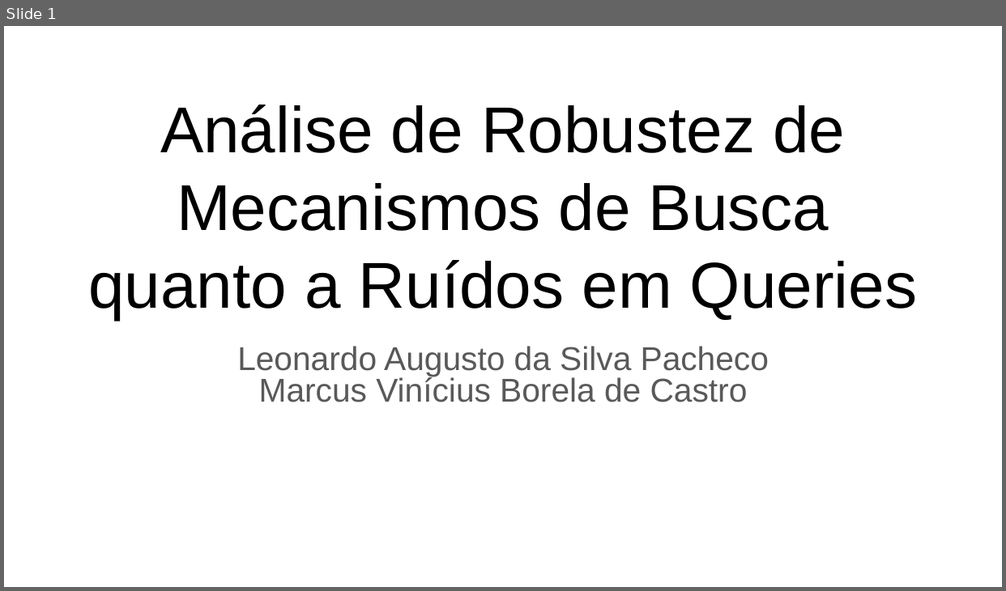
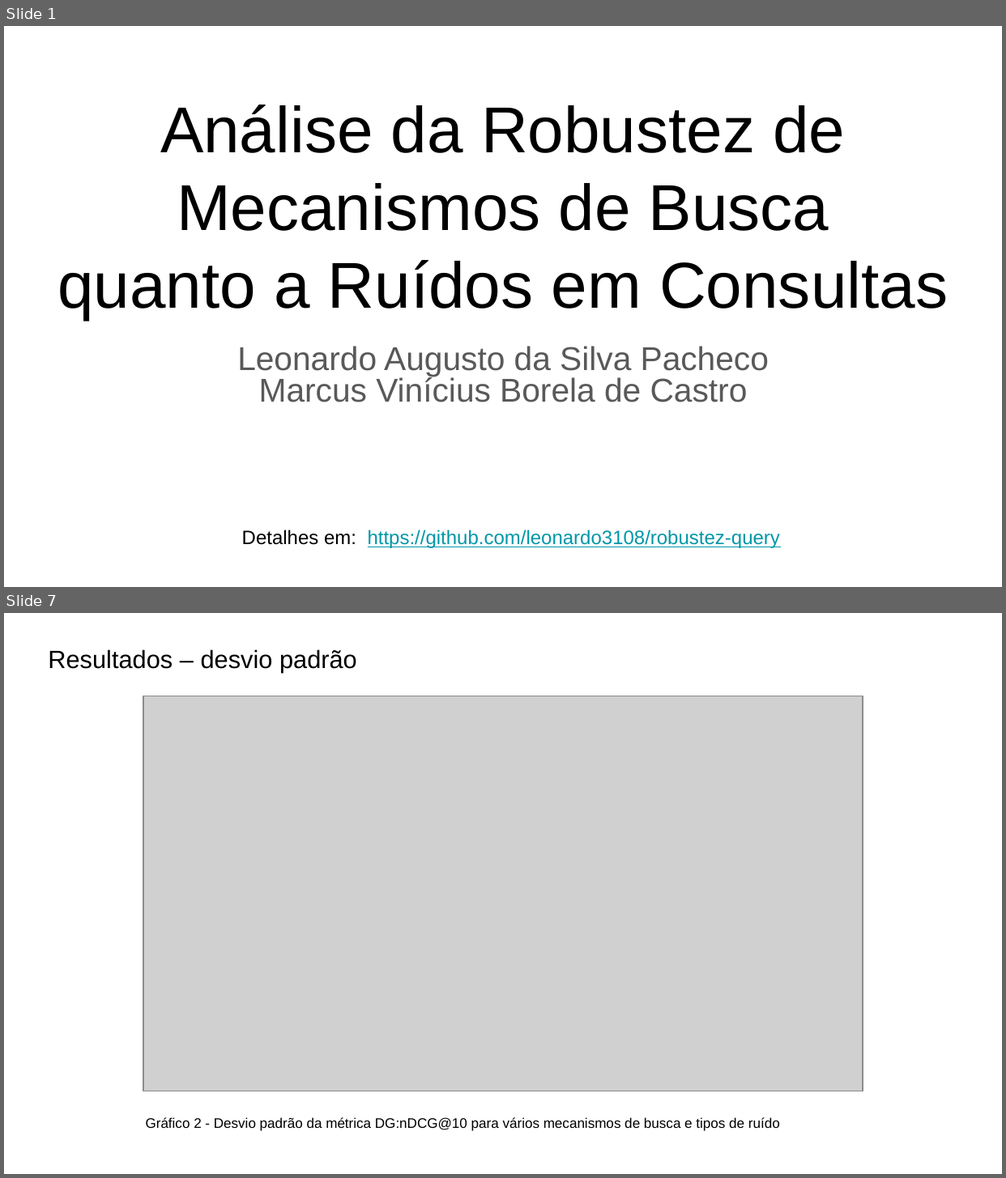
Before and after one commit to leonardo3108/robustez-query, a slide deck: docs/presentations/Apresentação final - 20211209.pptx. Shown one above the other, each under a label of ours: slide 1 before the commit, slides 1 and 7 after it; the slides between them are not shown. The pictures are 1006x591 and 1006x1178 pixels, drawn with LibreOffice and Linux fonts; fonts in the diff are those of the drawing; grey boxes stand for pictures. Boxes give left, top, right and bottom in pixels: in the first picture for what was removed or moved away, otherwise in the second. Text is boxed around its words. In the diff, an @@ line names an element or a change of style, - is before the commit and + after.

```diff
--- a/docs/presentations/Apresentação final - 20211209.pptx
+++ b/docs/presentations/Apresentação final - 20211209.pptx
@@ slide 7 added at bbox=[4, 613, 1002, 1174], background #FFFFFF @@
@@ title added at bbox=[48, 649, 357, 672], 18 pt, text #000000 @@
+Resultados – desvio padrão
@@ picture added at bbox=[143, 696, 863, 1091] @@
@@ text added at bbox=[146, 1118, 780, 1131], 10 pt, text #000000 @@
+Gráfico 2 - Desvio padrão da métrica DG:nDCG@10 para vários mecanismos de busca e tipos de ruído
@@ slide 1 changed as well @@
@@ title at bbox=[57, 105, 948, 320]: text changed @@
-Análise de Robustez de Mecanismos de Busca
-quanto a Ruídos em Queries
+Análise da Robustez de Mecanismos de Busca
+quanto a Ruídos em Consultas
@@ text added at bbox=[242, 530, 780, 548], 14 pt, text #0097A7, underline @@
+Detalhes em: https://github.com/leonardo3108/robustez-query
```
Also in this commit, not shown: 1 other slide changed, 10 other slides added, 30 slides removed.
